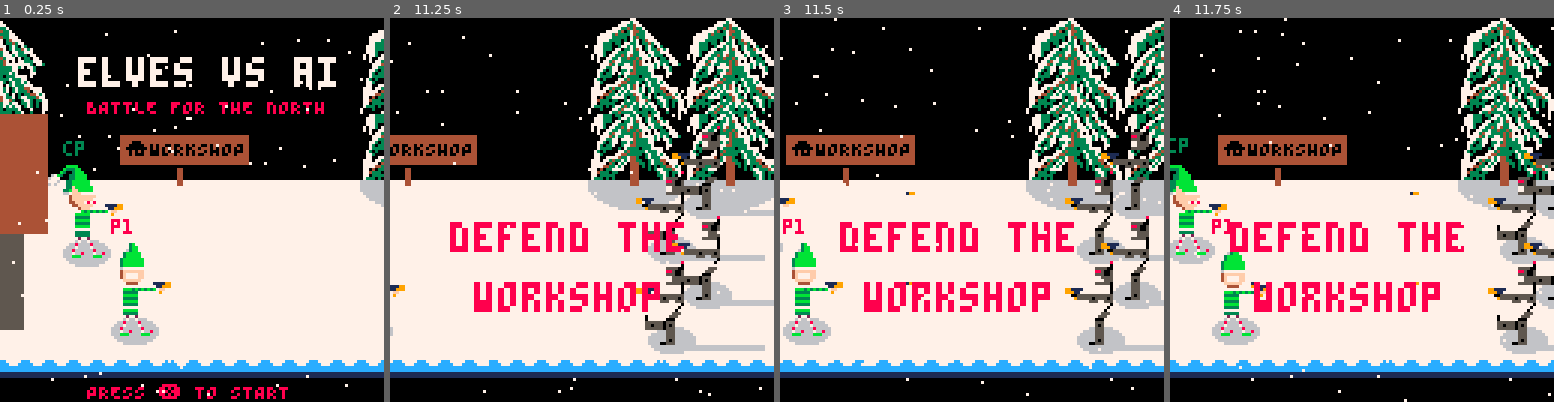
Above: before the commit, frames 1-4 (left to right).
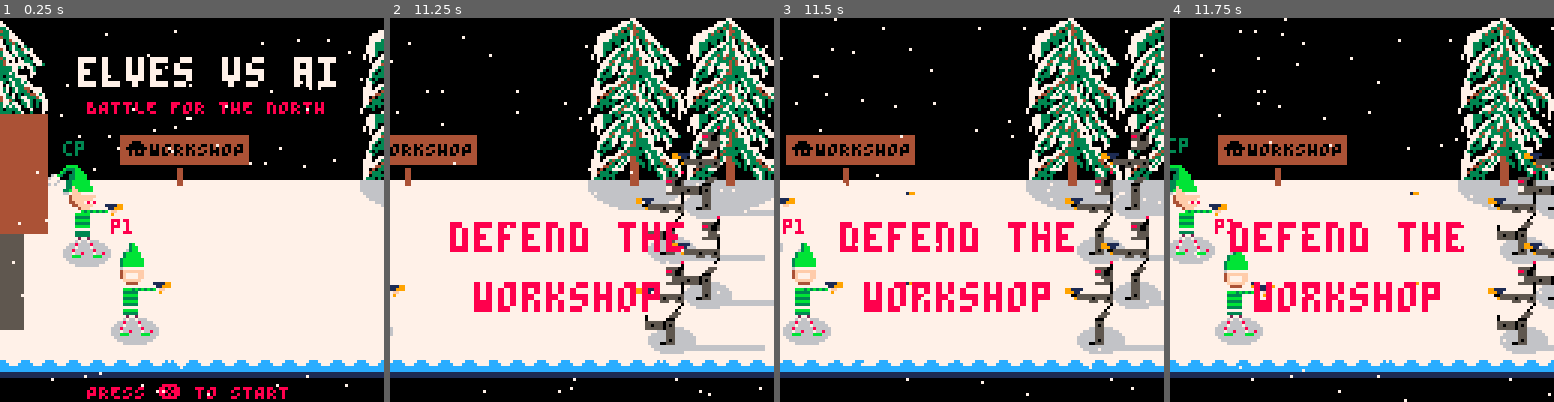
Above: after the commit, the same moments.

Repository: ryangrossGitHub/eva
Game: PICO-8 cartridge eva.p8
Two runs of this game, one before a commit and one after it. Both use one fixed random seed, a clock stepped at 60 frames per second and the inputs below.
Inputs:
- Up to frame 1 (0.25 s): no input
- Up to frame 2 (11.25 s): tap X (X key) at 0.33, 1.07, 1.85, 2.97, 4.08, 5.2, 6.32, 7.43, 8.55, 9.67, 10.78 s; tap O (Z key) at 0.7, 1.7, 2.1, 2.5, 2.9, 3.3, 3.7, 4.1, 4.5, 4.9, 5.3, 5.7, 6.1, 6.5, 6.9, 7.3, 7.7, 8.1, 8.5, 8.9, 9.3, 9.7, 10.1, 10.5, 10.9 s; hold Right 1.6-2.1 s; hold Up 2.15-2.42 s; hold Right 2.47-3.03 s; hold Left 3.08-3.58 s; hold Down 3.63-3.97 s; hold Right 4.02-4.68 s; hold Up 4.73-5.03 s; hold Left 5.08-5.68 s; hold Down 5.73-6.03 s; hold Right 6.08-6.58 s; hold Right 6.63-7.13 s; hold Up 7.18-7.45 s; hold Right 7.5-8.07 s; hold Left 8.12-8.62 s; hold Down 8.67-9 s; hold Right 9.05-9.72 s; hold Up 9.77-10.07 s; hold Left 10.12-10.72 s; hold Down 10.77-11.07 s; hold Right from 11.12 s (still down)
- Up to frame 3 (11.5 s): keep holding Right; tap O (Z key) at 11.3 s
- Up to frame 4 (11.75 s): release Right at 11.62 s; tap O (Z key) at 11.7 s

Frames 1-3 are identical in both runs. In frame 4, 0.8% of the frame differs, in the area x 10-28%, y 52-86%.

Commit message:
Updated balancing of enemies in waves.

Diff:
--- a/eva.p8
+++ b/eva.p8
@@ -84,22 +84,22 @@
 dddddddddddddddddddddddddddddddddd775555d0033333ddddddddddddddddddddddddddddddddddddddddddddddddd55d1ddddddddddd88888888dddddddd
 dddddddddddddddddddddddddddddddddd775555d3333333ddddddddddddddddddddddddddddddddddddd55500ddddddd55ddddddddddddd88888888dddddddd
 dddddddddddddddddddddddddddddddddd555550dddddd33dddddddddddddddddddd99ddddddddddddddd505ddddddddd55ddddddddddddd88888888dddddddd
-dddddddddddddddddddddddddddddddddd8dddd8dd333333dddddddddddddddddddd99dddd8dddddddddd555dddddddd555ddddddddddddddddddddddddddddd
-dddddddddddddddddddddddddddddddddd0dddd0dd083000ddddddddddddddddddd091ddd0ddddddddddd555dddddddd505ddddddddddddddddddddddddddddd
-dddddddddddddddddddddddddddddddddd588850dd003033dddddddddddddddddd9011dd08ddddddddddd555dddddddd555ddddd55555508dddddddddddddddd
-ddddddddddddddd0ddddddddddddddd0dd588850dd333033dddddddddddddddddd5511d5888ddddd0dddd555ddddddddd55ddddd707588dddddddddddddddddd
-ddddddddddddddd0ddddddddddddddd0dd555550dd003333dddddddddddddddddd55d1775888ddd80dddd555ddddddddd55ddddd707588dddddddddddddddddd
-ddddddddddddddd0ddddddddddddddd0dd577755d8883333dddddddddddddddddd55d70775855d0d5555555505dddddd555ddddd707588dddddddddddddddddd
-ddddddddddddddd0ddddddddddddddd0dd500055d8333333dddddddddddddddddd55d700775550dd50555505055ddddd505ddddd555555dddddddddddddddddd
-dddddddddddddddddddddddddddddddddd577750dddddd33ddddddddddddddddd555dd7007550ddd55555555055000005550000005500008dddddddddddddddd
-dddddddddddddddddddddddddddddddddd333333d3333444ddddddddddddddddd505ddd70555ddddddddddddddddddddddd99ddddddddddddddddddddddddddd
-dddddddddddddddddddddddddddddddddd003333d0003444ddddddddddddddddd555dddd555dddddddddddddddddddddddd99ddddddddddddddddddddddddddd
-ddddddddddddddd0ddddddddddddddd0dd803333d0803344dddddd0ddddddddddd55dd00dddddddddddddddddddddddddd091ddddddddddddddddddddddddddd
-dddddddddddddd0ddddddddddddddd0ddd333303d0003344ddddd0dddddddddddd55d0ddddddddddddddddddddddddddd9011ddddddddddddddddddddddddddd
-ddddddddddddd0ddddddddddddddd0dddd000033d3333343dddd5555ddddddddd5550dddddddddddddddddddddddddddd5511ddddddddddddddddddddddddddd
-dddddddddddd555ddddddddddddd555ddd000333d0033343dddd55055dddddddd505ddddddddddddddddddddddddddddd55d1ddddddddddddddddddddddddddd
-ddd0ddddddd555ddddddddddddd555dddd333333d3833333ddddd55555dd5dd00555ddddddddddddddddddddddddddddd55ddddddddddddddddddddddddddddd
-ddd0dddddd000ddddddddddddd000ddddddddd33dd8ddd33dddddd555505500dddddddddddddddddddddddddddddddddd55ddddddddddddddddddddddddddddd
+dddddddddddddddddddddddddddddddddd8dddd8dd333333dddddddddddddddddddd99dddd8dddddddddd555dddddddd555ddddddddddddd5666dddddddddddd
+dddddddddddddddddddddddddddddddddd0dddd0dd083000ddddddddddddddddddd091ddd0ddddddddddd555dddddddd505ddddddddddddd5666dddddddddddd
+dddddddddddddddddddddddddddddddddd588850dd003033dddddddddddddddddd9011dd08ddddddddddd555dddddddd555ddddd555555085666dddddddddddd
+ddddddddddddddd0ddddddddddddddd0dd588850dd333033dddddddddddddddddd5511d5888ddddd0dddd555ddddddddd55ddddd707588dd5686dddddddddddd
+ddddddddddddddd0ddddddddddddddd0dd555550dd003333dddddddddddddddddd55d1775888ddd80dddd555ddddddddd55ddddd707588dd5686dddddddddddd
+ddddddddddddddd0ddddddddddddddd0dd577755d8883333dddddddddddddddddd55d70775855d0d5555555505dddddd555ddddd707588dd2886dddddddddddd
+ddddddddddddddd0ddddddddddddddd0dd500055d8333333dddddddddddddddddd55d700775550dd50555505055ddddd505ddddd555555dd5686dddddddddddd
+dddddddddddddddddddddddddddddddddd577750dddddd33ddddddddddddddddd555dd7007550ddd555555550550000055500000055000085686dddddddddddd
+dddddddddddddddddddddddddddddddddd333333d3333444ddddddddddddddddd505ddd70555ddddddddddddddddddddddd99ddddddddddd5686dddddddddddd
+dddddddddddddddddddddddddddddddddd003333d0003444ddddddddddddddddd555dddd555dddddddddddddddddddddddd99ddddddddddd5686dddddddddddd
+ddddddddddddddd0ddddddddddddddd0dd803333d0803344dddddd0ddddddddddd55dd00dddddddddddddddddddddddddd091ddddddddddd2866dddddddddddd
+dddddddddddddd0ddddddddddddddd0ddd333303d0003344ddddd0dddddddddddd55d0ddddddddddddddddddddddddddd9011ddddddddddd5666dddddddddddd
+ddddddddddddd0ddddddddddddddd0dddd000033d3333343dddd5555ddddddddd5550dddddddddddddddddddddddddddd5511ddddddddddd5666dddddddddddd
+dddddddddddd555ddddddddddddd555ddd000333d0033343dddd55055dddddddd505ddddddddddddddddddddddddddddd55d1ddddddddddd5666dddddddddddd
+ddd0ddddddd555ddddddddddddd555dddd333333d3833333ddddd55555dd5dd00555ddddddddddddddddddddddddddddd55ddddddddddddd5666dddddddddddd
+ddd0dddddd000ddddddddddddd000ddddddddd33dd8ddd33dddddd555505500dddddddddddddddddddddddddddddddddd55ddddddddddddd5666dddddddddddd
 ddd5555550555ddddddddddddd555ddddd333000dd334433ddddddd5505555dddddddddddddddddddddddddddddddddd555ddddddddddddddddddddddddddddd
 ddd5505550505ddddddddddddd505ddddd003000dd003444dddddddd05555ddddddddddddddddddddddddddddddddddd505ddddddddddddddddddddddddddddd
 ddd5555550555ddddddddddddd555ddddd803003dd083434dddddddd5505dddddddddddddddddddddddddddddddddddd555ddddd55555508dddddddddddddddd
--- a/src/enemies.lua
+++ b/src/enemies.lua
@@ -10,7 +10,7 @@
 
 enemy_trails = {}
 
-function spawn_enemy(speed, x, y, melee)
+function spawn_enemy(speed, x, y, type)
 	enemy = {
 		sprite_number = 144,
 		sprite_number_face = 132, --rnd(enemy_head_sprite_list),
@@ -34,13 +34,44 @@
 		dead_frames = 0,
 		fire_delay = 10,
 		fire_delay_count = 0,
-		melee = melee,
+		melee = type == "melee",
 		melee_arm_length = 1,
 		melee_deployed = false,
-		melee_glove_x = 0
+		melee_glove_x = 0,
+		shield = type == "shield",
+		shield_deployed = false,
+		shield_timer = 0,
+		shield_timer_max = 40,
 	}
 
 	add(enemies, enemy)
+end
+
+function get_enemy_type()
+	local roll = rnd(1)
+	if stage == 2 then
+		if roll < 0.50 then
+			return "shield"
+		end
+	elseif stage == 3 then
+		if roll < 0.50 then
+			return "melee"
+		end
+	elseif stage >= 4 then
+		if roll < 0.30 then
+			return "melee"
+		elseif roll < 0.80 then
+			return "shield"
+		end
+	elseif stage >= 6 then
+		if roll < 0.40 then
+			return "melee"
+		elseif roll < 1 then
+			return "shield"
+		end
+	end
+
+	return nil
 end
 
 function update_enemies()
@@ -121,6 +152,15 @@
 					end
 
 				else -- range enemy
+					-- handle shield
+					if enemy.shield_deployed then
+						enemy.shield_timer += 1
+						if enemy.shield_timer >= enemy.shield_timer_max then
+							enemy.shield_deployed = false
+							enemy.shield_timer = 0
+						end
+					end
+
 					-- register pushing effect on player1 collision
 					if enemy.x - p1.x - p1.w < 8 -- x collision
 						and (abs(enemy.y - p1.y) < 32) then -- y collision
@@ -211,18 +251,23 @@
 			spr(enemy.sprite_number, enemy.x, enemy.y, 2, 3, false, false)
 			-- head
 			spr(enemy.sprite_number_face, enemy.x + 8, enemy.y - 4, 1, 1, false, false)
+
 			-- arm
-
-			if not enemy.melee then
+			if enemy.melee then
+				if not enemy.melee_deployed then
+					spr(130, enemy.x + 8, enemy.y + 5, 2, 1, false, false)
+					spr(142, enemy.x + 4, enemy.y + 4, 1, 1, false, false)
+				else
+					for i=0, enemy.melee_arm_length do
+						spr(134, enemy.x - (i * 8), enemy.y + 8, 2, 1, false, false)
+					end
+					spr(142, enemy.melee_glove_x, enemy.y + 4, 1, 1, false, false)
+				end
+			elseif enemy.shield and enemy.shield_deployed then
 				spr(128, enemy.x, enemy.y + 5, 2, 1, false, false)
-			elseif not enemy.melee_deployed then
-				spr(130, enemy.x + 8, enemy.y + 5, 2, 1, false, false)
-				spr(142, enemy.x + 4, enemy.y + 4, 1, 1, false, false)
+				spr(158, enemy.x + 5, enemy.y - 2, 1, 2, false, false)
 			else
-				for i=0, enemy.melee_arm_length do
-					spr(134, enemy.x - (i * 8), enemy.y + 8, 2, 1, false, false)
-				end
-				spr(142, enemy.melee_glove_x, enemy.y + 4, 1, 1, false, false)
+				spr(128, enemy.x, enemy.y + 5, 2, 1, false, false)
 			end
 		end
 	end
--- a/src/main.lua
+++ b/src/main.lua
@@ -23,7 +23,7 @@
 end
 
 function _update()
-	if stage == 7 then
+	if stage == 8 then
 		return
 	end
 
@@ -36,20 +36,11 @@
 			if e_spawn and enemy_spawn_delay_count == 0 then
 				-- spawn in rows
 				local spawn_point = 38 * 8
-				local melee = false
-				if stage < 3 then
-					spawn_enemy(stages[stage].enemy_speed, spawn_point, 40, false)
-					spawn_enemy(stages[stage].enemy_speed, spawn_point - 12, 55, false)
-					spawn_enemy(stages[stage].enemy_speed, spawn_point, 70, false)
-					spawn_enemy(stages[stage].enemy_speed, spawn_point - 12, 85, false)
-				else
-					-- 10% chance of melee enemies
-					spawn_enemy(stages[stage].enemy_speed, spawn_point, 40, rnd(1) < 0.10)
-					spawn_enemy(stages[stage].enemy_speed, spawn_point - 12, 55, rnd(1) < 0.10)
-					spawn_enemy(stages[stage].enemy_speed, spawn_point, 70, rnd(1) < 0.10)
-					spawn_enemy(stages[stage].enemy_speed, spawn_point - 12, 85, rnd(1) < 0.10)
-				end
-
+
+				spawn_enemy(stages[stage].enemy_speed, spawn_point, 40, get_enemy_type())
+				spawn_enemy(stages[stage].enemy_speed, spawn_point - 12, 55, get_enemy_type())
+				spawn_enemy(stages[stage].enemy_speed, spawn_point, 70, get_enemy_type())
+				spawn_enemy(stages[stage].enemy_speed, spawn_point - 12, 85, get_enemy_type())
 
 				enemy_spawn_delay_count = stages[stage].enemy_spawn_delay
 				enemey_spawn_stage_count += 1
@@ -135,7 +126,7 @@
 function _draw()
 	cls()
 
-	if stage == 7 then
+	if stage == 8 then
 		print("ENDING UNDER CONSTRUCTION...", camera_x, 0)
 		print("ITS GUNA BE EPIC, I PROMISE ; )", camera_x, 20)
 		return
@@ -147,7 +138,7 @@
 	elseif not intro then
 		print("❎ SHOOT", 85, 80, 6)
 
-		if stage > 3 then
+		if stage >= 5 then
 			print("🅾️ SPECIAL", 85, 90, 6)
 		end
 
--- a/src/particles.lua
+++ b/src/particles.lua
@@ -85,15 +85,35 @@
         local return_dir = 1
         if d.dx > 0 then return_dir = -1 end
 
-        if o.damage then -- enemy
-            o.hit = true
-            o.damage += damage
+        local back_shot = false
+        if d.x > o.x + o.w / 2 then
+            back_shot = true
         end
 
-        if return_dir == 1 then
-            o.x -= force
-        else
-            o.x += force
+        if o.damage then -- enemy
+            if back_shot then
+                o.damage += damage
+                o.hit = true
+            elseif not o.shield then
+                o.damage += damage
+                o.hit = true
+            elseif o.shield and not o.shield_deployed then -- enemy
+                o.hit = true
+                o.damage += damage
+
+                if o.shield then
+                    o.shield_deployed = true
+                end
+            end
+        end
+
+        -- prevent pushing towards workshop
+        if not back_shot then
+            if return_dir == 1 then
+                o.x -= force
+            else
+                o.x += force
+            end
         end
 
         dart_collision_response(d, return_dir)
--- a/src/players.lua
+++ b/src/players.lua
@@ -275,7 +275,7 @@
  	end
 
 	if btnp(🅾️, ctrl) then
-		if stage > 3 then p.force_special_active = true end
+		if stage >= 5 then p.force_special_active = true end
 	end
 
 	if p.enemy_melee_collision then
--- a/src/stages.lua
+++ b/src/stages.lua
@@ -15,36 +15,46 @@
 snow = {}
 
 stages = {
-  {
+  { -- 1
     enemy_spawn_count = 5,
     enemy_speed = 0.385,
     enemy_spawn_delay = 130
   },
-  {
+  { -- 2
+    enemy_spawn_count = 20,
+    enemy_speed = 0.5,
+    enemy_spawn_delay = 60
+  },
+  { -- 3
     enemy_spawn_count = 10,
     enemy_speed = 0.5,
+    enemy_spawn_delay = 80
+  },
+  { -- 4
+    enemy_spawn_count = 10,
+    enemy_speed = 0.7,
+    enemy_spawn_delay = 70
+  },
+  { -- 5
+    enemy_spawn_count = 20,
+    enemy_speed = 1,
+    enemy_spawn_delay = 40
+  },
+  { -- 6
+    enemy_spawn_count = 60,
+    enemy_speed = 1.5,
     enemy_spawn_delay = 20
   },
-  {
-    enemy_spawn_count = 15,
-    enemy_speed = 0.6,
-    enemy_spawn_delay = 15
-  },
-  {
-    enemy_spawn_count = 30,
-    enemy_speed = 1,
-    enemy_spawn_delay = 15
-  },
-  {
-    enemy_spawn_count = 50,
-    enemy_speed = 1,
-    enemy_spawn_delay = 25
-  },
-  {
+  { -- 7
     enemy_spawn_count = 100,
     enemy_speed = 2,
-    enemy_spawn_delay = 25
-  },
+    enemy_spawn_delay = 15
+  },
+  { -- 8
+    enemy_spawn_count = 1,
+    enemy_speed = 2,
+    enemy_spawn_delay = 15
+  }
 }
 
 function load_stage(n)
@@ -68,11 +78,11 @@
   if n == 6 then
     p1.weapon = 1
     p2.weapon = 1
-    sfx(1)
-  end
-
-  if n == 4 then
-    sfx(1)
+    sfx(1) -- rifle
+  end
+
+  if n == 5 then
+    sfx(1) -- special
   end
 end
 
